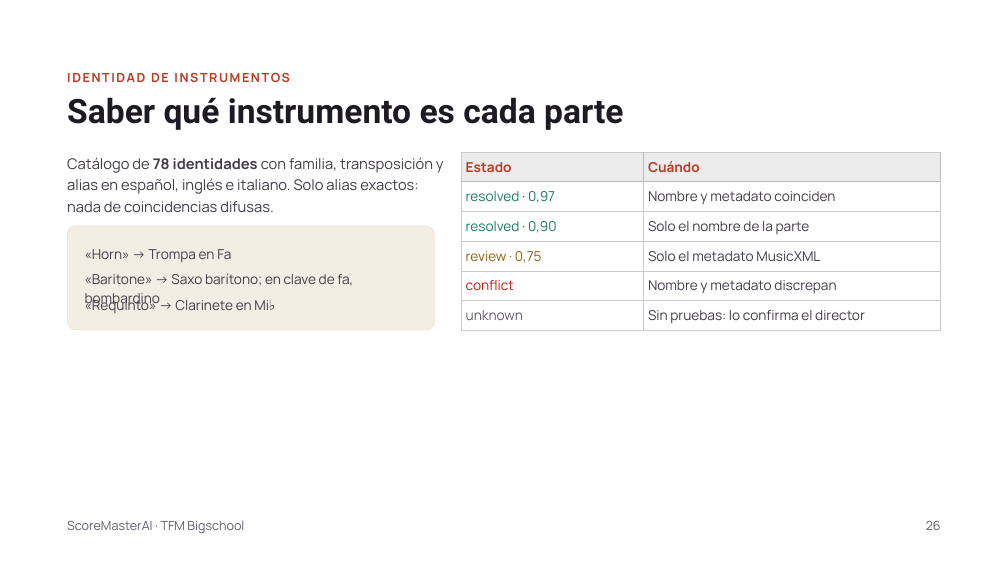
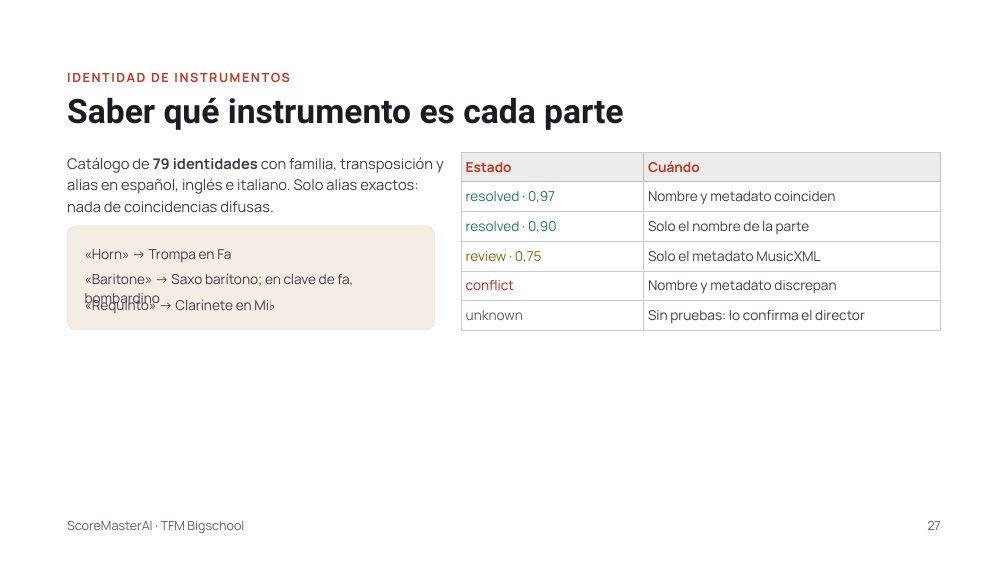
Before and after one commit to monicamorenogomez76/scoremaster-ai, a slide deck: slide 27 of docs/ScoreMasterAI · TFM.pptx (slide 26 before the commit). Drawn at 1008x567 pixels with LibreOffice and Linux fonts; fonts in the diff are those of the drawing. Boxes give left, top, right and bottom in pixels: in the first picture for what was removed or moved away, otherwise in the second. Text is boxed around its words. In the diff, an @@ line names an element or a change of style, - is before the commit and + after.

```diff
--- a/docs/ScoreMasterAI · TFM.pptx
+++ b/docs/ScoreMasterAI · TFM.pptx
@@ text at (67,157,444,212): text changed @@
-Catálogo de 78 identidades con familia, transposición y alias en español, inglés e italiano. Solo alias exactos: nada de coincidencias difusas.
+Catálogo de 79 identidades con familia, transposición y alias en español, inglés e italiano. Solo alias exactos: nada de coincidencias difusas.
@@ text at (927,521,940,530): text changed @@
-26
+27
```
Also in this commit, not shown: 34 other slides changed, 1 slide added, 3 other files.
